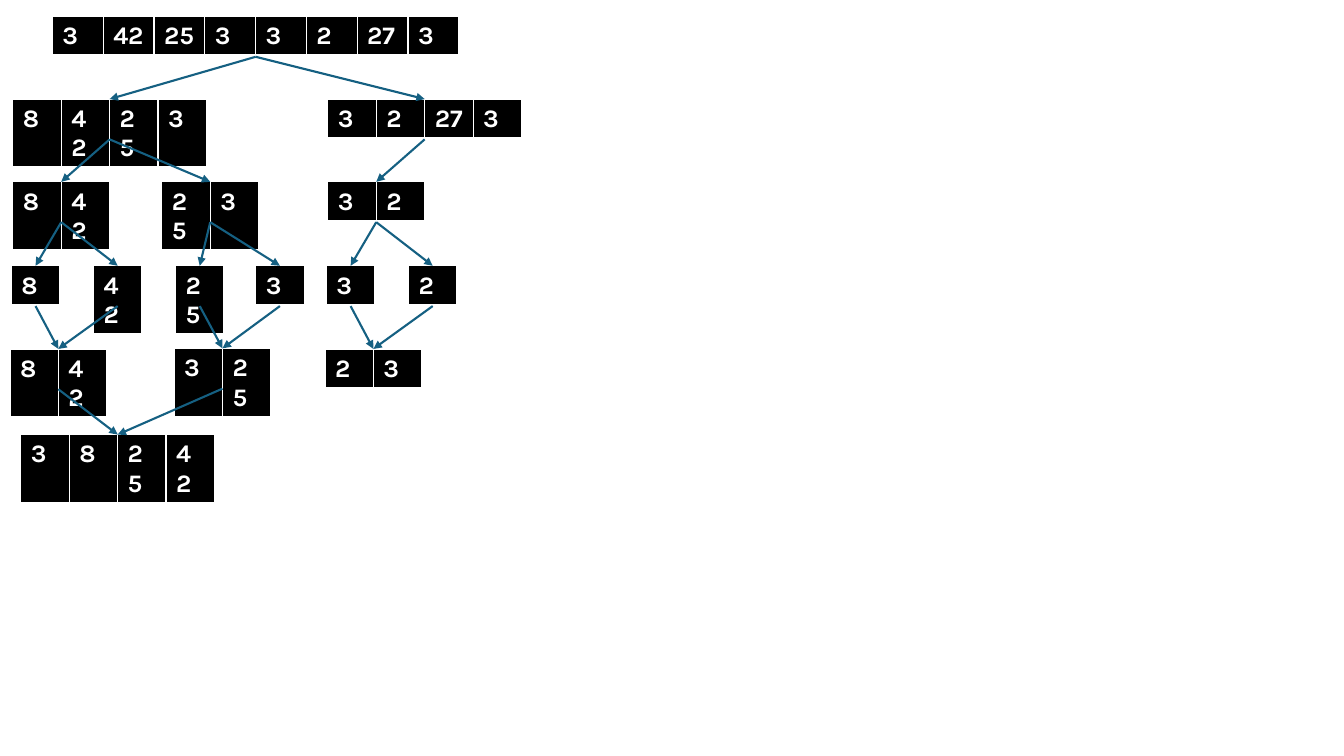
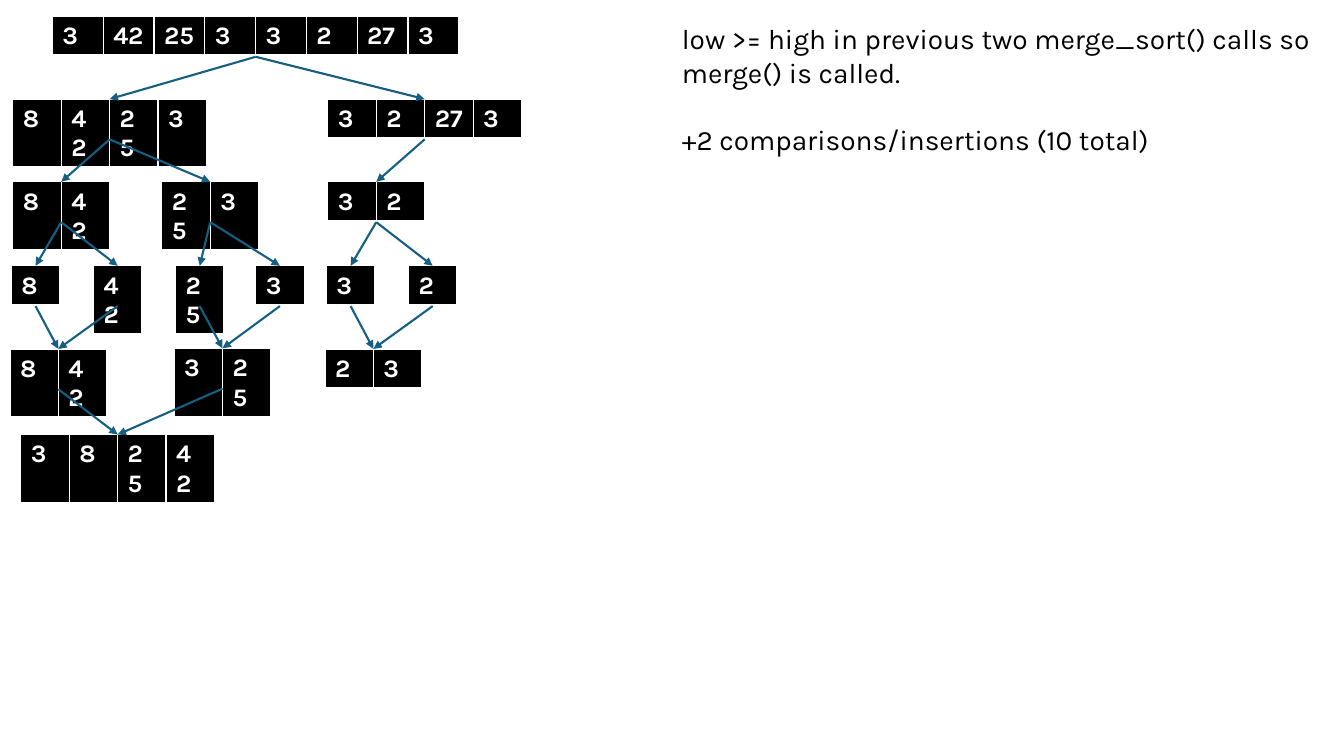
Before and after one commit to stephen-ravelo-ucalgary/ensf338_lab03, a slide deck: slide 20 of ex1.pptx (slide 17 before the commit). Drawn at 1344x756 pixels with LibreOffice and Linux fonts; fonts in the diff are those of the drawing. Boxes give left, top, right and bottom in pixels: in the first picture for what was removed or moved away, otherwise in the second. Text is boxed around its words. In the diff, an @@ line names an element or a change of style, - is before the commit and + after.

```diff
--- a/ex1.pptx
+++ b/ex1.pptx
@@ text added at <box>682,28,1309,157</box>, 20 pt, text #000000 @@
+low >= high in previous two merge_sort() calls so merge() is called.
++2 comparisons/insertions (10 total)
```
Also in this commit, not shown: 22 other slides changed, 4 slides added, 2 other files.
